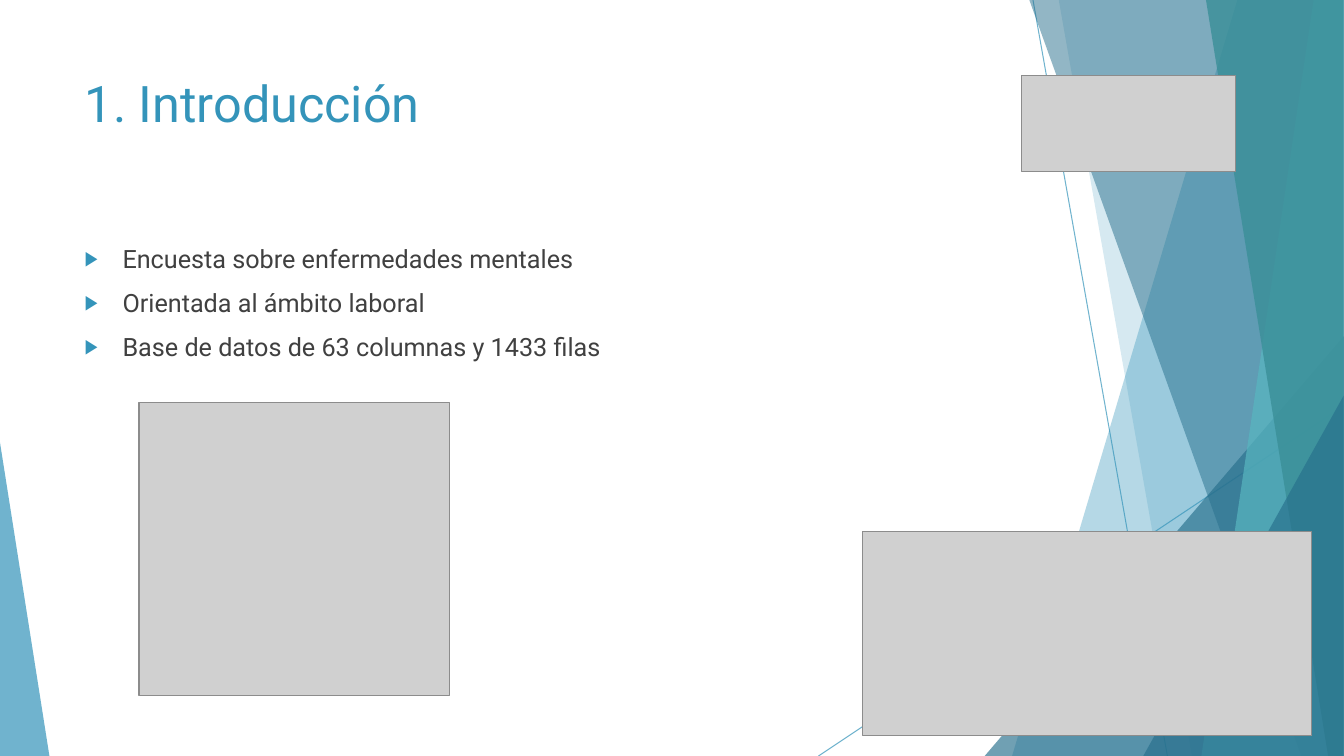
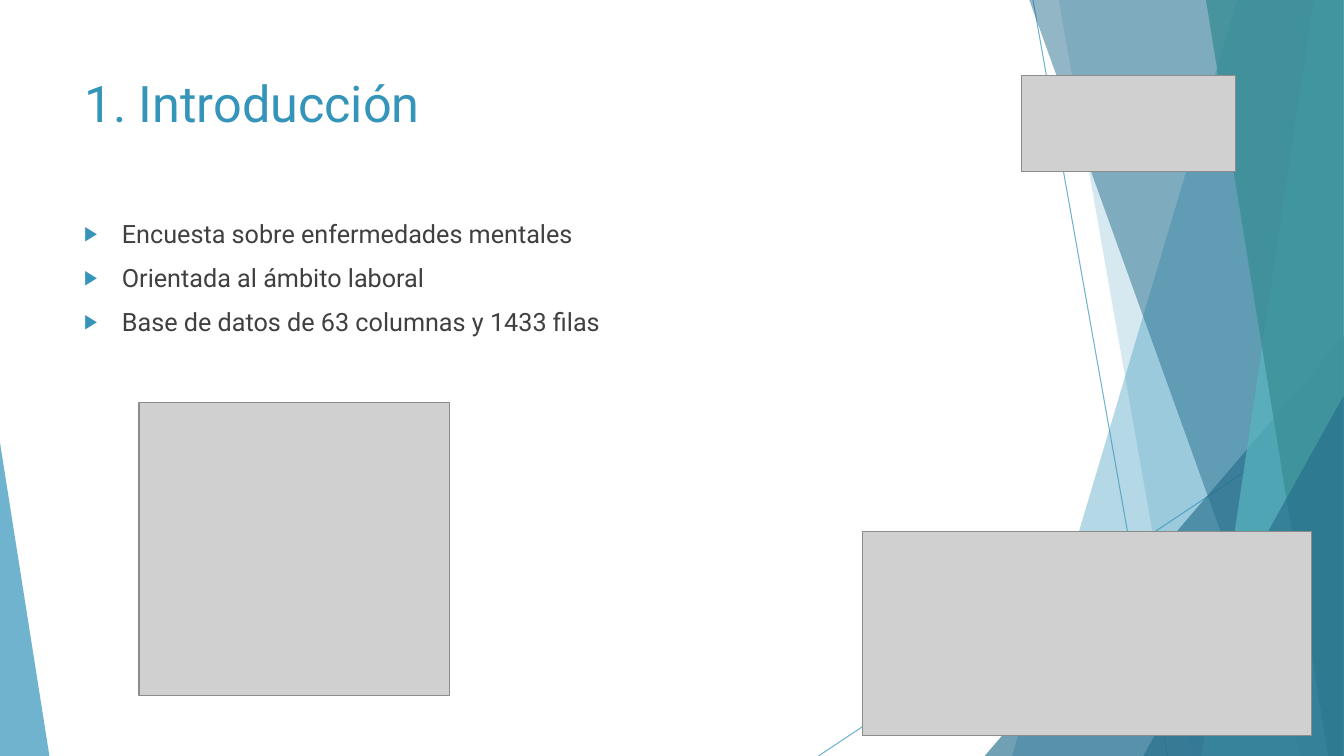
Before and after one commit to Geadalu/DataMiningHealth, a slide deck: slide 3 of Presentación DataMiningHealth.pptx. Drawn at 1344x756 pixels with LibreOffice and Linux fonts; fonts in the diff are those of the drawing; grey boxes stand for pictures. Boxes give left, top, right and bottom in pixels: in the first picture for what was removed or moved away, otherwise in the second. Text is boxed around its words. In the diff, an @@ line names an element or a change of style, - is before the commit and + after.

```diff
--- a/Presentación DataMiningHealth.pptx
+++ b/Presentación DataMiningHealth.pptx
@@ text "Encuesta sobre enfermedades mentales": place and size @@
-text "Encuesta sobre enfermedades mentales" at bbox=[123, 249, 601, 362]
+text "Encuesta sobre enfermedades mentales" at bbox=[122, 224, 600, 337]
```
Also in this commit, not shown: 18 other slides changed, 24 slides added, 4 other files.
